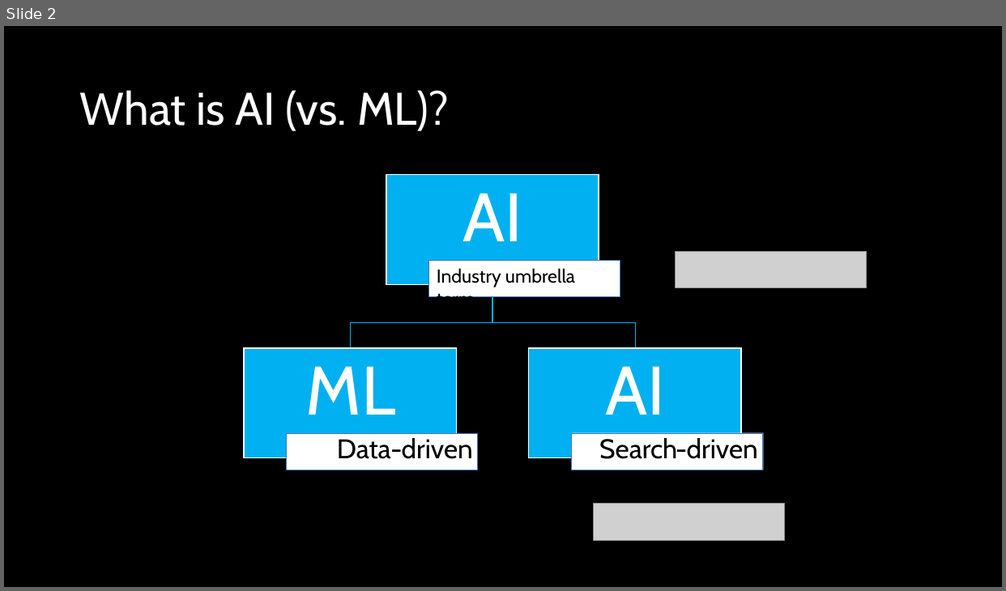
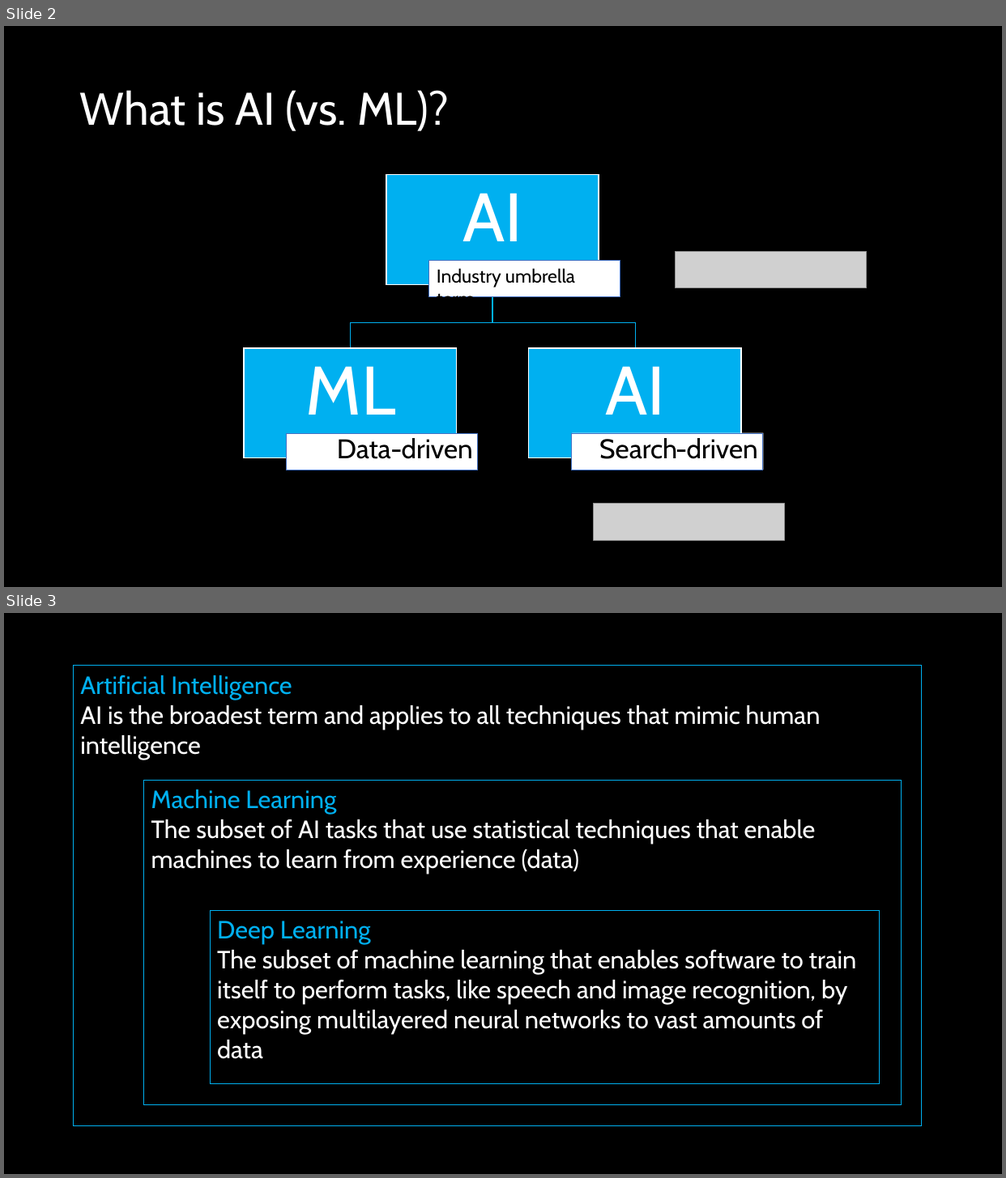
Before and after one commit to laurentran/microsoft-ai-workshop, a slide deck: MSP-AI-workshop.pptx. Shown one above the other, each under a label of ours: slide 2 before the commit, slides 2 and 3 after it. The pictures are 1006x591 and 1006x1178 pixels, drawn with LibreOffice and Linux fonts; fonts in the diff are those of the drawing; grey boxes stand for pictures. Boxes give left, top, right and bottom in pixels: in the first picture for what was removed or moved away, otherwise in the second. Text is boxed around its words. In the diff, an @@ line names an element or a change of style, - is before the commit and + after.

```diff
--- a/MSP-AI-workshop.pptx
+++ b/MSP-AI-workshop.pptx
@@ slide 3 added at [4, 613, 1002, 1174], background #000000 @@
@@ rectangle added at [73, 666, 921, 1127], outline #00B0F0 0.75 pt, 24 pt, text #FFFFFF @@
+Artificial Intelligence
+AI is the broadest term and applies to all techniques that mimic human intelligence
@@ rectangle added at [144, 781, 901, 1105], outline #00B0F0 0.75 pt, 24 pt, text #FFFFFF @@
+Machine Learning
+The subset of AI tasks that use statistical techniques that enable machines to learn from experience (data)
@@ rectangle added at [210, 910, 880, 1084], outline #00B0F0 0.75 pt, 24 pt, text #FFFFFF @@
+Deep Learning
+The subset of machine learning that enables software to train itself to perform tasks, like speech and image recognition, by exposing multilayered neural networks to vast amounts of data
```
Also in this commit, not shown: 2 slides changed.
